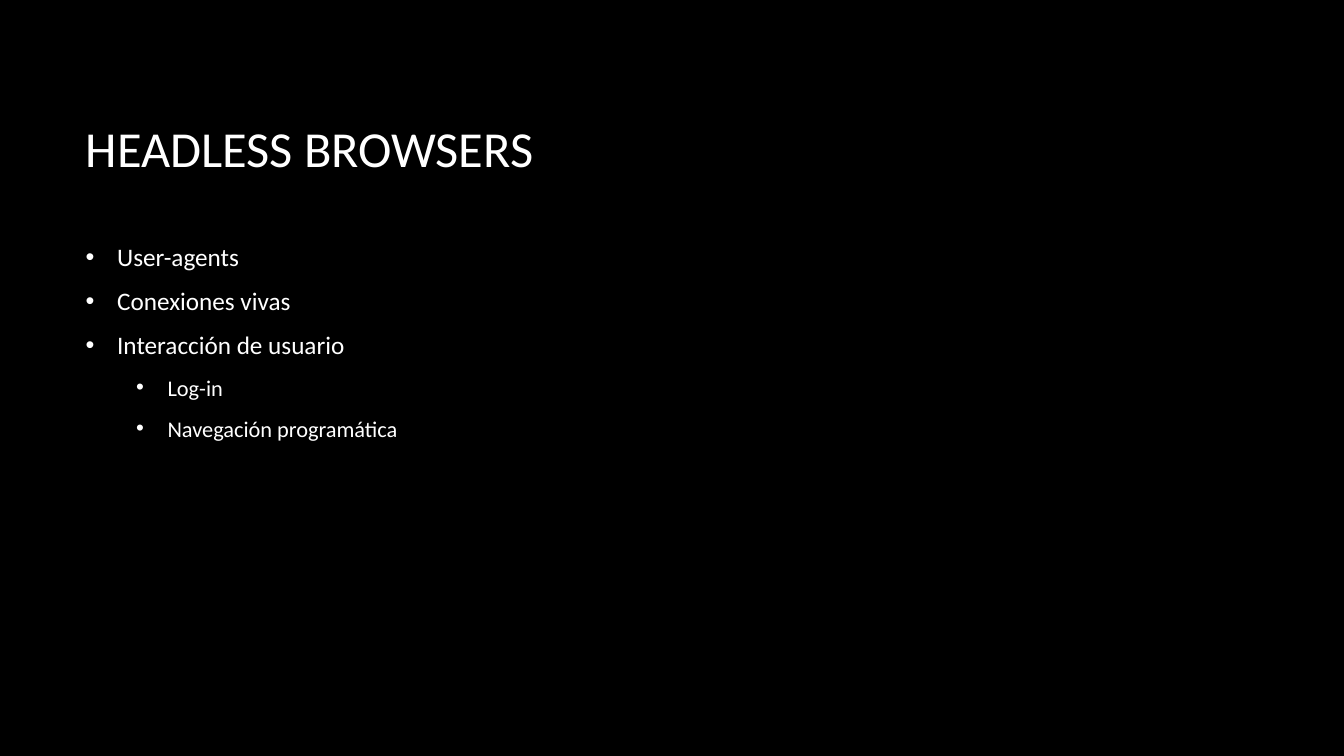
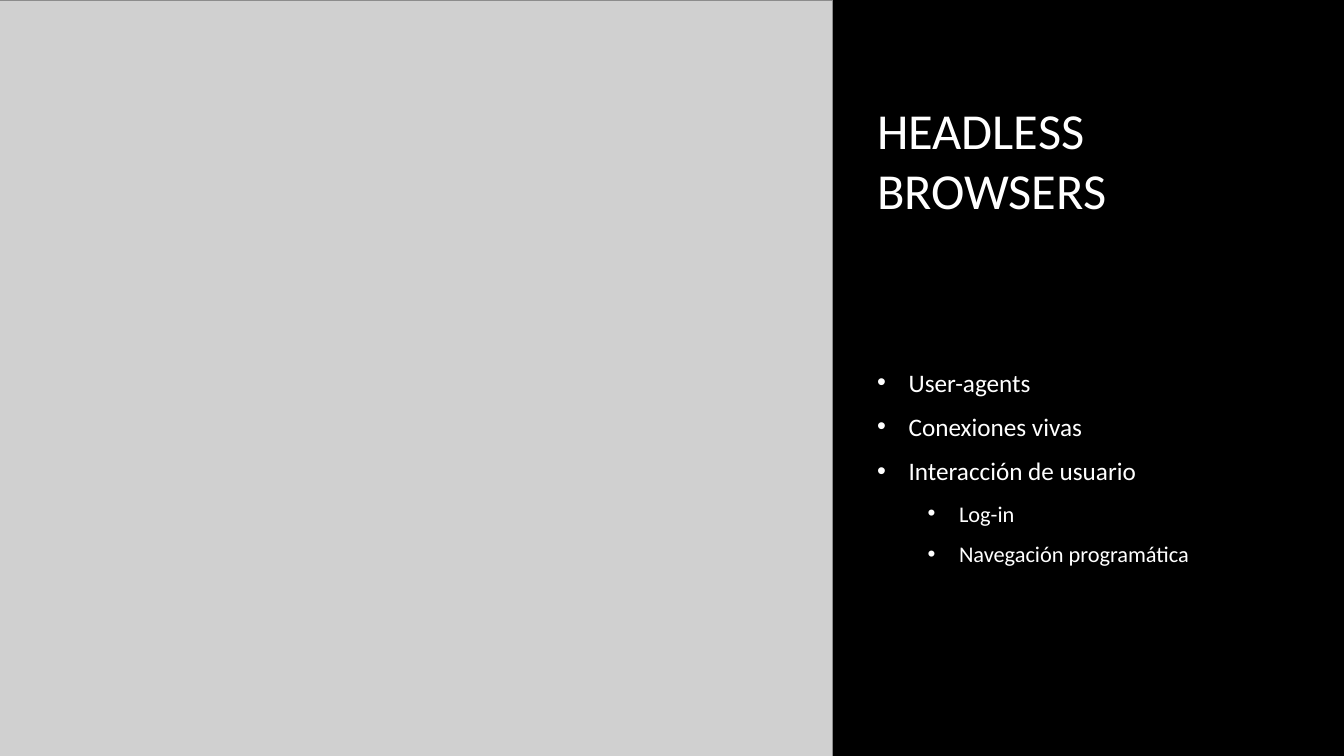
Before and after one commit to jofaval/talks-about, a slide deck: slide 21 of uv/web-scraping-y-las-bases-de-datos-ofuscadas/web-scraping-core.pptx (slide 18 before the commit). Drawn at 1344x756 pixels with LibreOffice and Linux fonts; fonts in the diff are those of the drawing; grey boxes stand for pictures; background and template pictures are left out. Boxes give left, top, right and bottom in pixels: in the first picture for what was removed or moved away, otherwise in the second. Text is boxed around its words. In the diff, an @@ line names an element or a change of style, - is before the commit and + after.

```diff
--- a/uv/web-scraping-y-las-bases-de-datos-ofuscadas/web-scraping-core.pptx
+++ b/uv/web-scraping-y-las-bases-de-datos-ofuscadas/web-scraping-core.pptx
@@ picture added at bbox=[0, 0, 833, 756] @@
@@ title "HEADLESS BROWSERS" rewrapped from bbox=[86, 134, 533, 168] to bbox=[877, 116, 1106, 210] @@
@@ text "User-agents": place and size @@
-text "User-agents" at bbox=[117, 249, 397, 441]
+text "User-agents" at bbox=[909, 375, 1189, 566]
@@ text "User-agents" at bbox=[909, 375, 1189, 566]: vertical alignment top to middle @@
```
Also in this commit, not shown: 5 other slides changed, 5 slides added.
